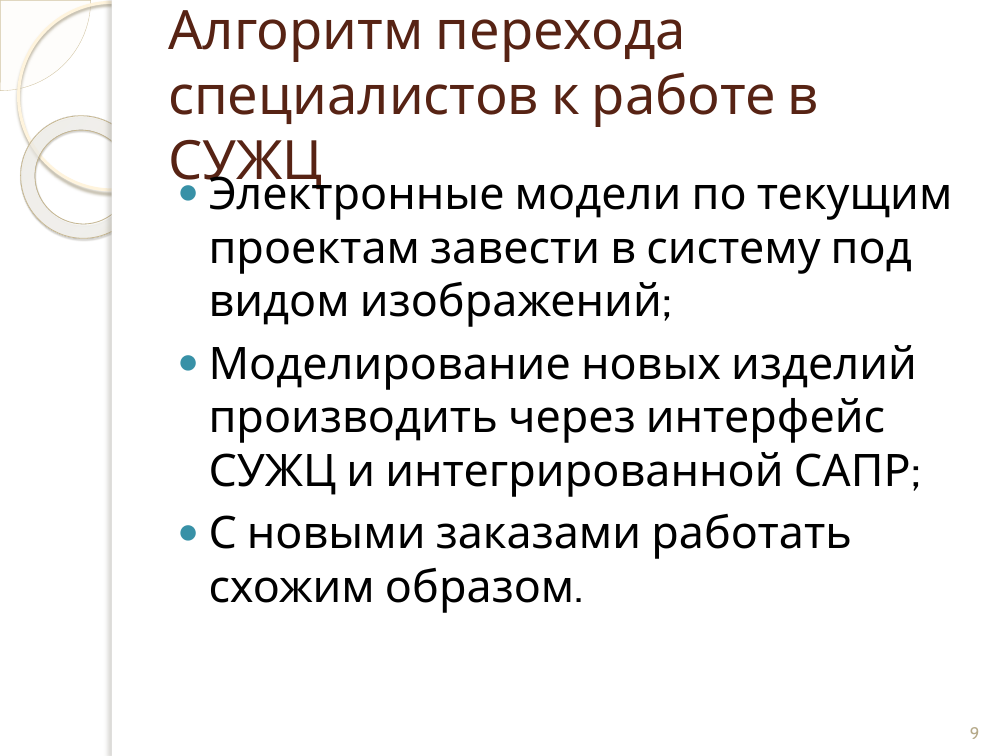
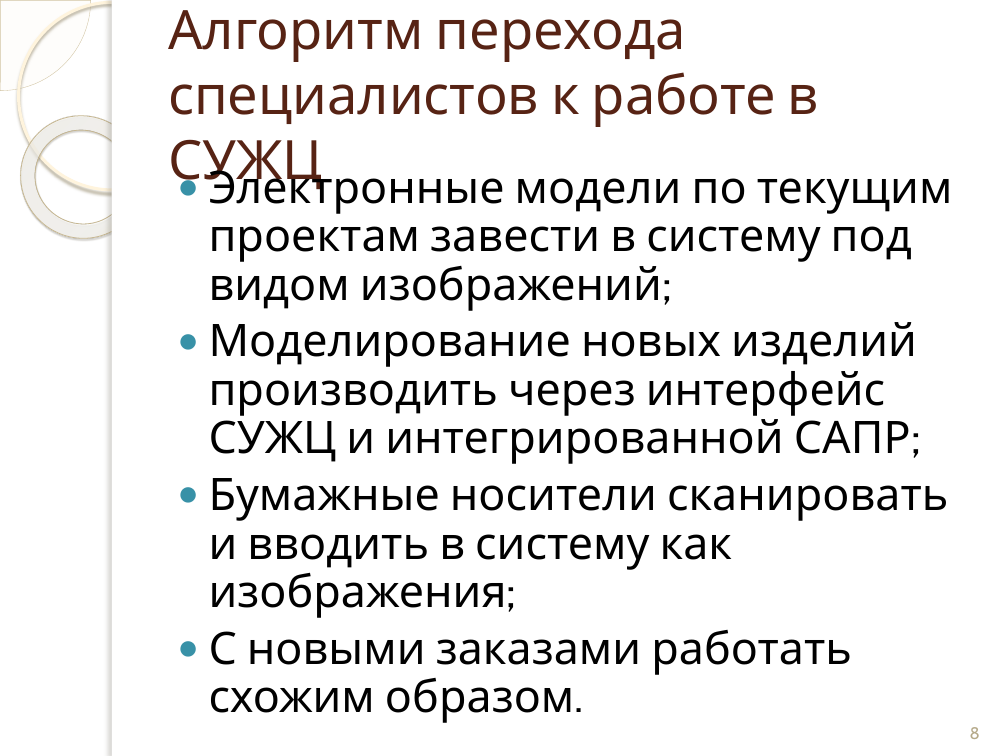
Before and after one commit to andreytemn/university, a slide deck: slide 8 of diplom/Темников презентация к диплому.pptx (slide 9 before the commit). Drawn at 1008x756 pixels with LibreOffice and Linux fonts; fonts in the diff are those of the drawing; background and template pictures are left out. Boxes give left, top, right and bottom in pixels: in the first picture for what was removed or moved away, otherwise in the second. Text is boxed around its words. In the diff, an @@ line names an element or a change of style, - is before the commit and + after.

```diff
--- a/diplom/Темников презентация к диплому.pptx
+++ b/diplom/Темников презентация к диплому.pptx
@@ text at [209, 161, 953, 675]: line spacing 1 to 0.9 @@
@@ text at [209, 478, 949, 618]: paragraph added @@
+● Бумажные носители сканировать и вводить в систему как изображения;
@@ page number at [970, 727, 980, 739]: text changed @@
-9
+8
```
Also in this commit, not shown: 1 slide removed, 2 other files.
